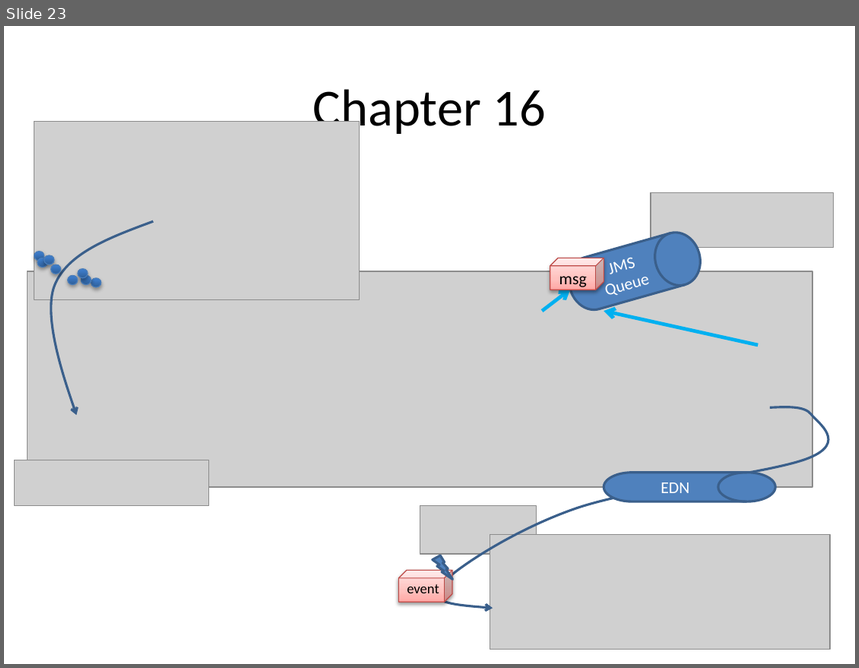
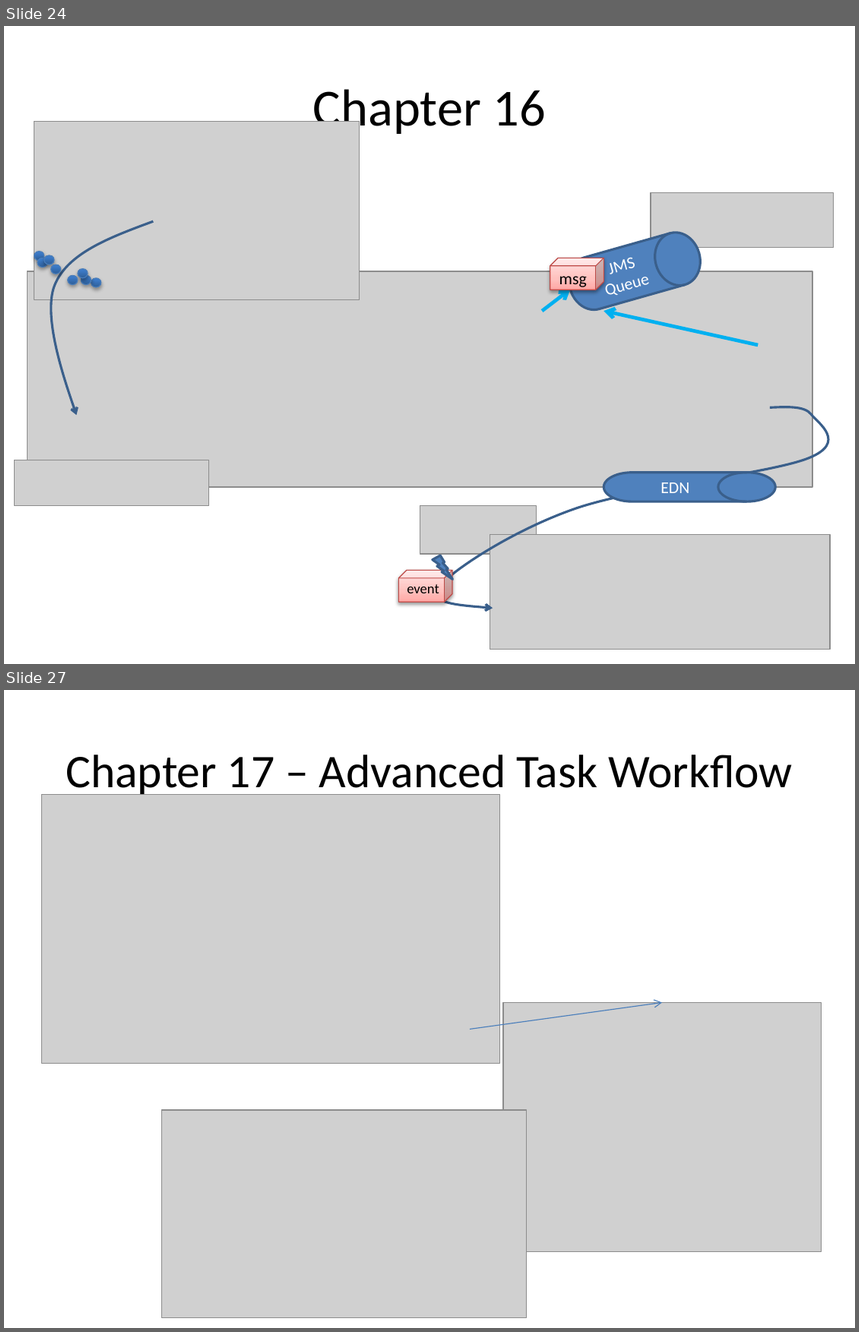
Before and after one commit to lucasjellema/soasuitehandbook, a slide deck: ChapterOverviews_picturesOfService.pptx. Shown one above the other, each under a label of ours: slide 23 before the commit, slides 24 and 27 after it; the slides between them are not shown. The pictures are 859x668 and 859x1332 pixels, drawn with LibreOffice and Linux fonts; fonts in the diff are those of the drawing; grey boxes stand for pictures. Boxes give left, top, right and bottom in pixels: in the first picture for what was removed or moved away, otherwise in the second. Text is boxed around its words. In the diff, an @@ line names an element or a change of style, - is before the commit and + after.

```diff
--- a/ChapterOverviews_picturesOfService.pptx
+++ b/ChapterOverviews_picturesOfService.pptx
@@ slide 27 added at (4,690,855,1328), background #FFFFFF @@
@@ title added at (66,755,793,799), 39.6 pt, text #000000 @@
+Chapter 17 – Advanced Task Workflow
@@ picture added at (41,795,500,1064) @@
@@ arrow added from (470, 1030) to (662, 1002), #4B7EBC 0.75 pt @@
@@ picture added at (503,1002,821,1252) @@
@@ picture added at (161,1110,527,1319) @@
@@ what was slide 23 is now slide 24 @@
```
Also in this commit, not shown: 7 other slides added, 1 slide removed, 3 other files.
